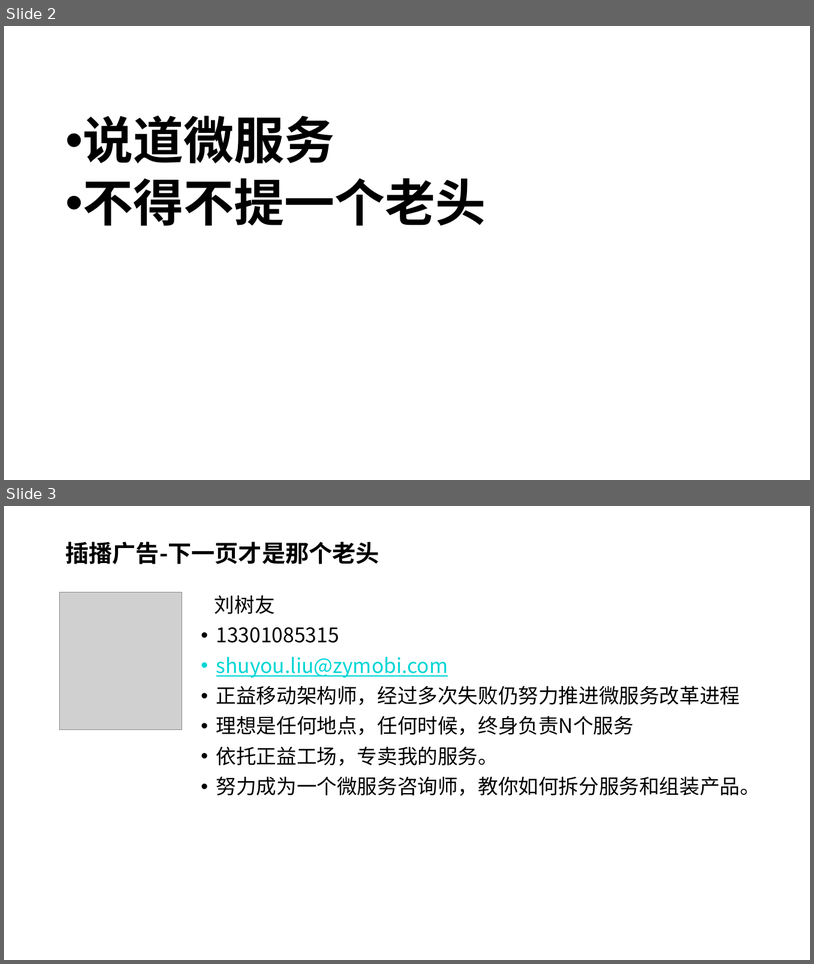
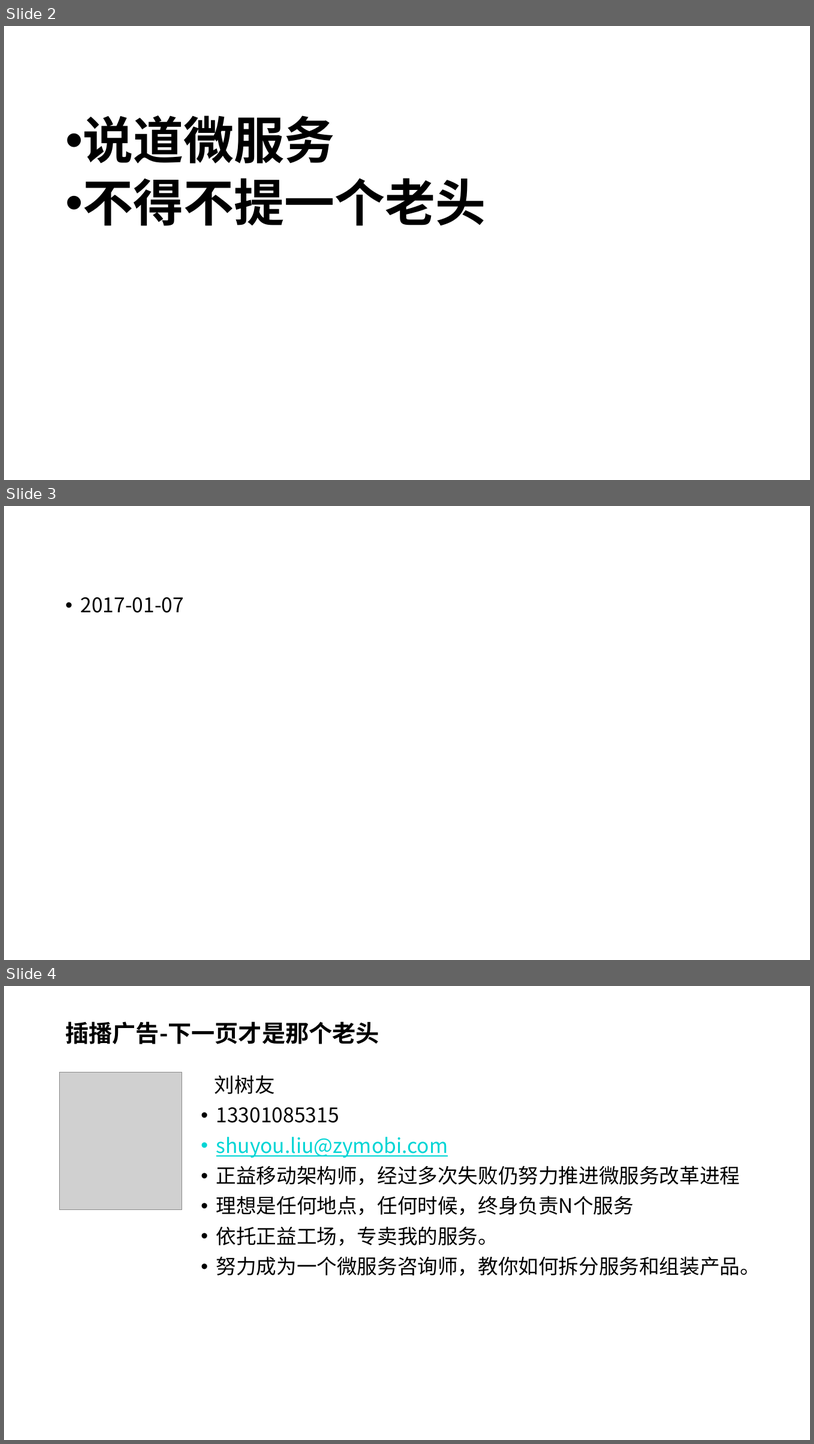
Before and after one commit to douster/design, a slide deck: 微服务/微服务学习实践交流分享.pptx. Shown one above the other, each under a label of ours: slides 2 and 3 before the commit, slides 2, 3 and 4 after it. The pictures are 814x964 and 814x1444 pixels, drawn with LibreOffice and Linux fonts; fonts in the diff are those of the drawing; grey boxes stand for pictures; background and template pictures are left out. Boxes give left, top, right and bottom in pixels: in the first picture for what was removed or moved away, otherwise in the second. Text is boxed around its words. In the diff, an @@ line names an element or a change of style, - is before the commit and + after.

```diff
--- a/微服务/微服务学习实践交流分享.pptx
+++ b/微服务/微服务学习实践交流分享.pptx
@@ slide 3 added at [4,506,810,960], background picture (left out) @@
@@ text added at [81,597,184,613], 24 pt, text #000000 @@
+• 2017-01-07
@@ what was slide 3 is now slide 4 @@
```
Also in this commit, not shown: 1 other file.
